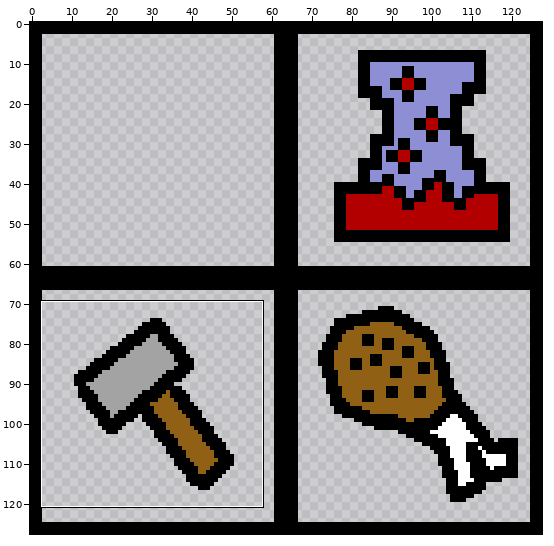
Two states of a sprite sheet, button_inventory.png. Above, an overview of the earlier version with the close-up marked.
Close-up. Old version:
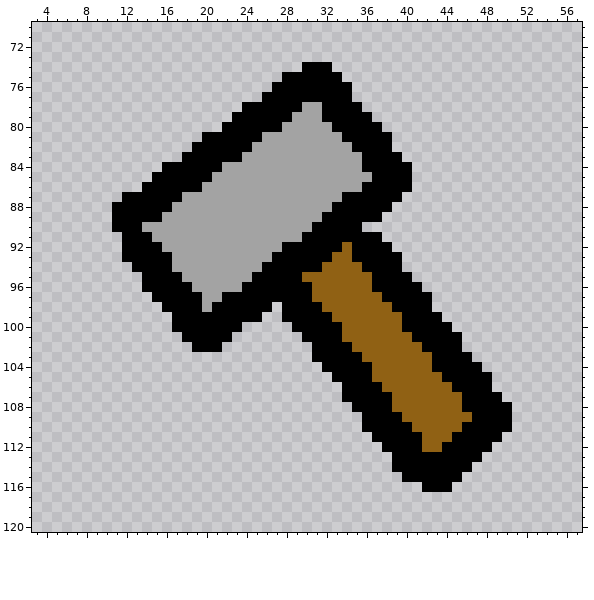
The file is 128x128 pixels. Colours within 5 levels of each other are drawn and written as one. Shown: x 3..57, y 70..120. The commit also changed other parts of the picture, which this record leaves out.
And afterwards:
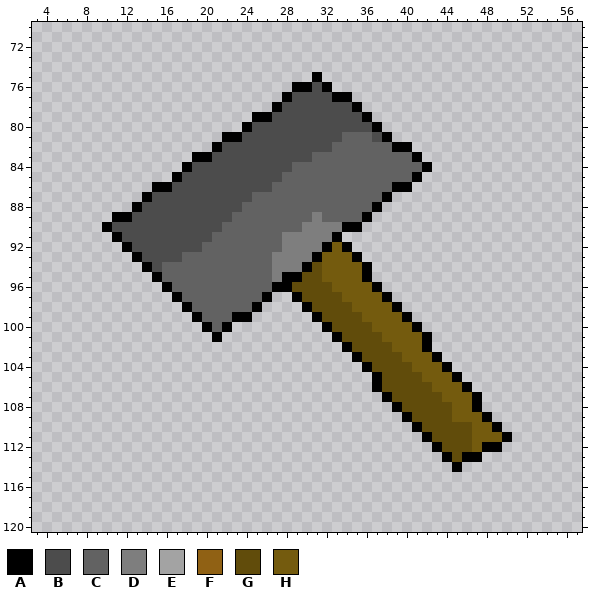
Palette (. is transparent): A #000000  B #4c4c4c  C #626262  D #7e7e7e  E #a3a3a3  F #906114  G #614c0b  H #745b0e
Change:
Changed rows in their new state; - is an unchanged pixel.
first column x 10:
 74 --------------------...------------------
 75 ------------------...-..-----------------
 76 -----------------..--B-..----------------
 77 ----------------..-BBBB------------------
 78 --------------...-BBBBBBB----------------
 79 -------------..--BBBBBBBBB---------------
 80 ------------..-BBBBBBBBBBBB--------------
 81 ----------..--BBBBBBBBBBCCCB-------------
 82 ---------..-BBBBBBBBBBBCCCCCCAA----------
 83 --------.--BBBBBBBBBBCCCCCCCCCCA---------
 84 ------..-BBBBBBBBBBCCCCCCCCCCCCCA--------
 85 -----..-BBBBBBBBBBCCCCCCCCCCCCCA---------
 86 ----.--BBBBBBBBBBCCCCCCCCCCCC------------
 87 --..-BBBBBBBBBBCCCCCCCCCCCCC-.-----------
 88 -..-BBBBBBBBBBCCCCCCCCCCCCC-.------------
 89 ---BBBBBBBBBBCCCCCCCCDCCCC-.-------------
 90 ABBBBBBBBBBBCCCCCCCCDDDD-----------------
 91 -ABBBBBBBBBCCCCCCCDDDDD-....-------------
 92 ---BBBBBBBCCCCCCCCDDDD-HA....------------
 93 --.-BBBBCCCCCCCCCDDDD-HHH-....-----------
 94 ---.-BCCCCCCCCCCCDDD-GHHHH-...-----------
 95 ----.-CCCCCCCCCCCD--GGHHHHA....----------
 96 ----..-CCCCCCCCCC--GGGGHHHH-....---------
 97 -----..-CCCCCCCC-..-GGGGHHHH-....--------
 98 ------..-CCCCCC-.-..-GGGGHHHH-...--------
 99 -------..-CCC--.--...-GGGGHHHH-...-------
100 -------...-C-.-----...-GGGGHHHH-...------
101 --------...-.-------...-GGGGHHHH-...-----
102 ---------...---------...-GGGGHHH-...-----
103 ---------------------....-GGGGHHH-...----
104 ----------------------....-GGGGHHH-...---
105 -----------------------....AGGGGHHH-...--
106 ------------------------...-GGGGGHHH-..--
107 ------------------------....-GGGGGHHH-..-
108 -------------------------....AGGGGGHH-...
109 --------------------------....AGGGGHHH-..
110 --------------------------.....AGGGGGHH-.
111 ---------------------------.....AGGGGHHHA
112 ----------------------------.....AGGGH-A-
113 -----------------------------.....-G-----
114 -----------------------------......-.----
115 ------------------------------......-----
116 --------------------------------...------
Pixel boxes of the changes (left, top, right, bottom) in both close-ups:
changed: (102, 62, 512, 492)
